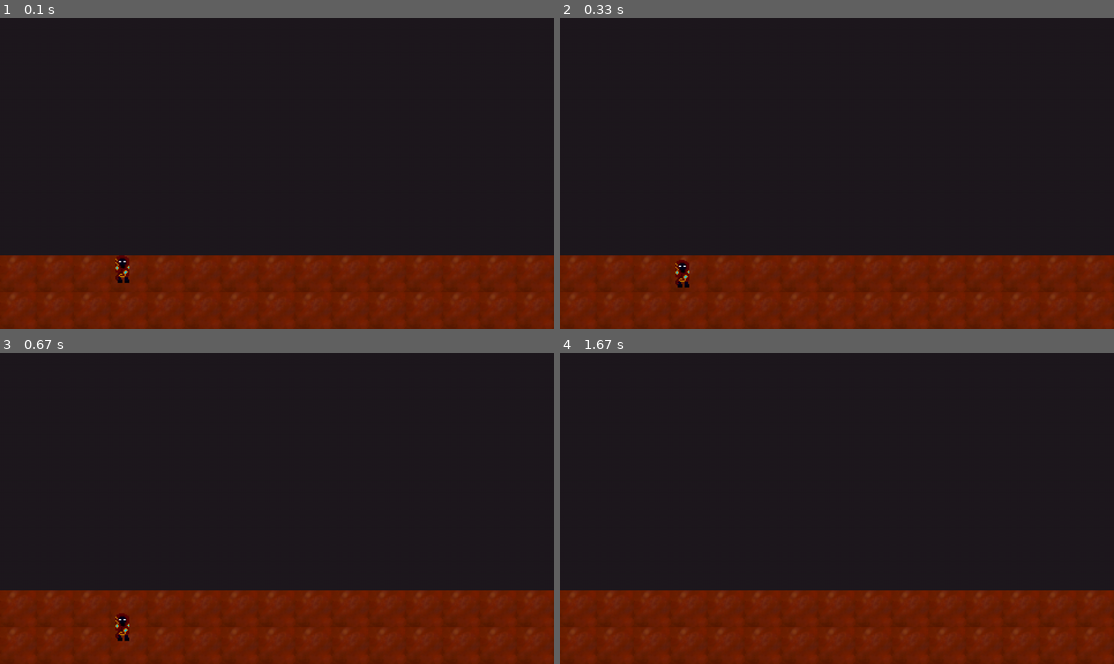
Above: before the commit, frames 1-4 (two rows, left to right).
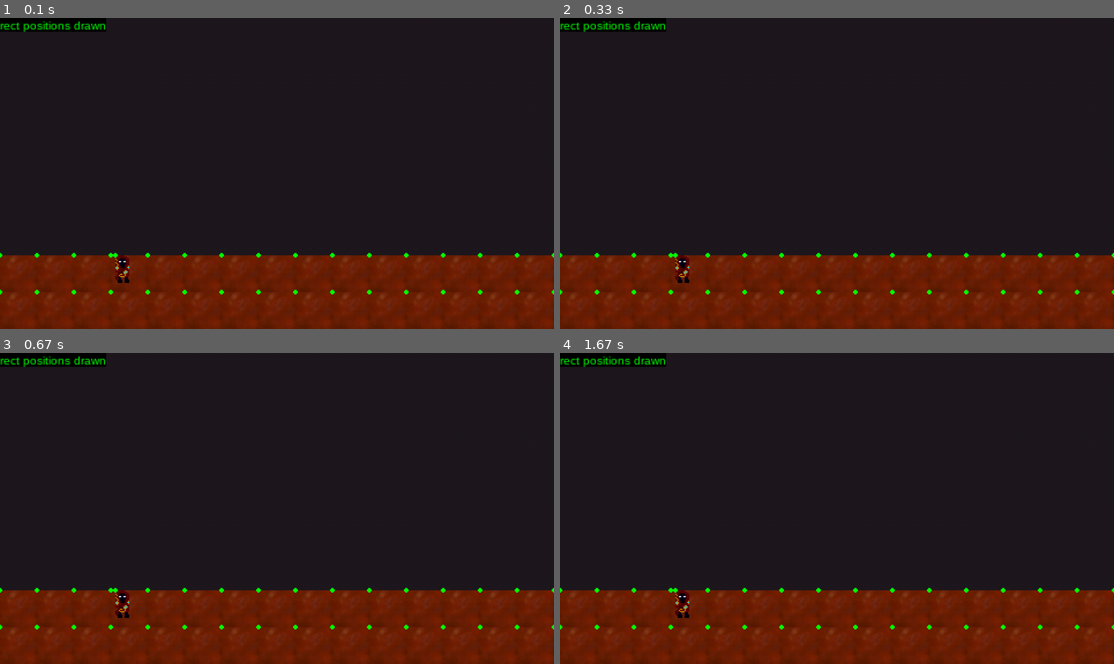
Above: after the commit, the same moments.

Repository: Stratoscaster/PyGame-Engine
Game: pygame game, started from main.py
Same seed, same stepped clock (60 frames per second), same inputs: the game is played once before the commit and once after it.
Inputs:
- Up to frame 1 (0.1 s): no input
- Up to frame 2 (0.33 s): no input
- Up to frame 3 (0.67 s): hold D from 0.33 s (still down)
- Up to frame 4 (1.67 s): release D at 0.8 s

The runs differ from the first frame. In frame 1, 1.2% of the frame differs, in the area x 0-100%, y 0-89%; in frame 2, 1.3%; in frame 3, 1.5%, in the area x 0-100%, y 0-93%; in frame 4, 1.3%.

Commit message:
Added new font_test.py function that allows you to quickly view fonts as rendered in pygame window.

Diff:
--- a/src/base/static_entity.py
+++ b/src/base/static_entity.py
@@ -1,4 +1,6 @@
 import pygame
+from pip._internal.utils.deprecation import deprecated
+
 import tools.constants as c
 import tools.color_list as colors
 from tools.physics_engine import PhysicsEngine
@@ -7,6 +9,7 @@
 # StaticEntity would represent something that can only move, and nothing else. It would not have game-based mechanics such as health, etc
 # StaticEntity cannot be controlled by the player
 # StaticEntities do not have animations or states
+
 
 class StaticEntity(pygame.sprite.Sprite):
     def __init__(self, image=pygame.Surface(c.MEDIUM_TILE_SIZE)):
@@ -49,15 +52,19 @@
     def update_vel(self):
         pass
 
+    # TODO:
+    # - Update to use pymunk instead of manually changing pos_x and updating rect.x (etc)
     def update_pos(self):
         if self.physics_shape is not None:
-            print('test')
             self.pos_x = int(self.physics_shape.body.position[0])
             self.pos_y = int(self.physics_shape.body.position[1])
-            self.rect.x = int(self.pos_x)
+            self.rect.x = int(self.pos_x) # must update self.rect in order to move sprite image
             self.rect.y = int(self.pos_y)
         else:
             print('No physics shape for static entity.')
+
+
+
 
     #####################
     # Getters & Setters #
@@ -96,6 +103,9 @@
     def set_acc_y(self, acceleration):
         self.acc_y = acceleration
 
+
+
+
     def set_target_vel_x(self, target_vel_x, acc_x=None, stay_on_target_vel_x=False):
         if acc_x is None:
             acc_x = self.acc_x
@@ -103,6 +113,7 @@
         self.acc_x = abs(acc_x)
         self.target_vel_x_active = True
         self.stay_on_target_vel_x = stay_on_target_vel_x
+
 
     def set_target_vel_y(self, target_vel_y, acc_y=None, stay_on_target_vel_y=False):
         if acc_y is None:
@@ -112,9 +123,11 @@
         self.target_vel_y_active = True
         self.stay_on_target_vel_y = stay_on_target_vel_y
 
+
     def unset_target_vel_x(self):
         self.target_vel_x_active = False
         self.stay_on_target_vel_x = False
+
 
     def unset_target_vel_y(self):
         self.target_vel_y_active = False
--- /dev/null
+++ b/src/fonts/font_test.py
@@ -0,0 +1,34 @@
+import pygame
+import threading
+from time import sleep
+font_list = pygame.font.get_fonts()
+
+
+pygame.font.init()
+pygame.init()
+
+
+while True:
+    print('"quit!" to quit. type "font_list" to list fonts, or type a font to display it')
+    user_input = input('>')
+
+    if user_input == 'font_list':
+        for font in font_list:
+            print('-', font)
+    elif user_input == 'quit!':
+        break
+    elif user_input in font_list:
+        print('using',user_input)
+        WIN = pygame.display.set_mode((720, 480))
+        canvas = pygame.Surface((WIN.get_width(), WIN.get_height()))
+        canvas.fill((0, 0, 0))
+        user_font = pygame.font.SysFont(user_input, 20)
+        font_rendered = user_font.render(user_input, True, (0,255,0), (0,0,0))
+        canvas.blit(font_rendered, (0,0))
+        WIN.blit(canvas, (0, 0))
+        pygame.display.update()
+        sleep(15)
+        pygame.display.quit()
+
+    else:
+        print('font not in list!')
--- a/src/tools/constants.py
+++ b/src/tools/constants.py
@@ -1,10 +1,12 @@
 import os
+
+import pygame.font
 import pymunk
 # PYMUNK PHYSICS
     # Player Physics Characteristics
 PLAYER_MASS = 1
 PLAYER_INERTIA = 100
-PLAYER_BODY_TYPE = pymunk.Body.DYNAMIC
+PLAYER_BODY_TYPE = pymunk.Body.KINEMATIC
 
     # Dirt Physics Characteristics
 DIRT_MASS = 1
@@ -38,52 +40,15 @@
 START_BTN_RELEASE = 'START_BTN_RELEASE'
 SELECT_BTN_RELEASE = 'SELECT_BTN_RELEASE'
 
+# FONTS
+pygame.font.init()
+DEBUG_FONT = pygame.font.SysFont('arial', size=10)
 
 # Display Constants
 FULL_SCREEN = 0
 SCALE = 2
 FPS = 60
 BG_COLOR = (30,25,30)
-
-# NATIVE RESOLUTION SETTINGS
-NATIVE_WIDTH = 480
-NATIVE_HEIGHT = 270
-NATIVE_SIZE = (NATIVE_WIDTH, NATIVE_HEIGHT)
-NATIVE_HEIGHT_CENTER = NATIVE_HEIGHT // 2
-NATIVE_WIDTH_CENTER = NATIVE_WIDTH // 2
-NATIVE_CENTER = (NATIVE_WIDTH_CENTER, NATIVE_HEIGHT_CENTER)
-NATIVE_TOP = 0
-NATIVE_BOTTOM = NATIVE_HEIGHT
-NATIVE_LEFT = 0
-NATIVE_RIGHT = NATIVE_WIDTH
-NATIVE_TOP_LEFT = (NATIVE_LEFT, NATIVE_TOP)
-NATIVE_TOP_RIGHT = (NATIVE_WIDTH, NATIVE_TOP)
-NATIVE_BOTTOM_RIGHT = (NATIVE_WIDTH, NATIVE_HEIGHT)
-NATIVE_BOTTOM_LEFT = (NATIVE_LEFT, NATIVE_BOTTOM)
-NATIVE_TOP_CENTER = (NATIVE_WIDTH_CENTER, NATIVE_TOP)
-NATIVE_RIGHT_CENTER = (NATIVE_WIDTH, NATIVE_HEIGHT_CENTER)
-NATIVE_BOTTOM_CENTER = (NATIVE_WIDTH_CENTER, NATIVE_HEIGHT)
-NATIVE_LEFT_CENTER = (NATIVE_LEFT, NATIVE_HEIGHT_CENTER)
-
-# DISPLAY INFORMATION SETTINGS
-DISPLAY_WIDTH = NATIVE_WIDTH * SCALE
-DISPLAY_HEIGHT = NATIVE_HEIGHT * SCALE
-DISPLAY_SIZE = (DISPLAY_WIDTH, DISPLAY_HEIGHT)
-DISPLAY_HEIGHT_CENTER = DISPLAY_HEIGHT // 2
-DISPLAY_WIDTH_CENTER = DISPLAY_WIDTH // 2
-DISPLAY_CENTER = (DISPLAY_WIDTH_CENTER, DISPLAY_HEIGHT_CENTER)
-DISPLAY_TOP = 0
-DISPLAY_BOTTOM = DISPLAY_HEIGHT
-DISPLAY_LEFT = 0
-DISPLAY_RIGHT = DISPLAY_WIDTH
-DISPLAY_TOP_LEFT = (DISPLAY_LEFT, DISPLAY_TOP)
-DISPLAY_TOP_RIGHT = (DISPLAY_WIDTH, DISPLAY_TOP)
-DISPLAY_BOTTOM_RIGHT = (DISPLAY_WIDTH, DISPLAY_HEIGHT)
-DISPLAY_BOTTOM_LEFT = (DISPLAY_LEFT, DISPLAY_BOTTOM)
-DISPLAY_TOP_CENTER = (DISPLAY_WIDTH_CENTER, DISPLAY_TOP)
-DISPLAY_RIGHT_CENTER = (DISPLAY_WIDTH, DISPLAY_HEIGHT_CENTER)
-DISPLAY_BOTTOM_CENTER = (DISPLAY_WIDTH_CENTER, DISPLAY_HEIGHT)
-DISPLAY_LEFT_CENTER = (DISPLAY_LEFT, NATIVE_HEIGHT_CENTER)
 
 # Game States
 SPLASH_SCREEN = 'SPLASH_SCREEN'
@@ -126,3 +91,46 @@
     PLAYER_SPRITE_NAME,
     DIRT_32x32_SPRITE_NAME
 ])
+
+# DEBUGGING CONSTANTS
+DRAW_SPRITE_POSITIONS = True
+
+# NATIVE RESOLUTION SETTINGS
+NATIVE_WIDTH = 480
+NATIVE_HEIGHT = 270
+NATIVE_SIZE = (NATIVE_WIDTH, NATIVE_HEIGHT)
+NATIVE_HEIGHT_CENTER = NATIVE_HEIGHT // 2
+NATIVE_WIDTH_CENTER = NATIVE_WIDTH // 2
+NATIVE_CENTER = (NATIVE_WIDTH_CENTER, NATIVE_HEIGHT_CENTER)
+NATIVE_TOP = 0
+NATIVE_BOTTOM = NATIVE_HEIGHT
+NATIVE_LEFT = 0
+NATIVE_RIGHT = NATIVE_WIDTH
+NATIVE_TOP_LEFT = (NATIVE_LEFT, NATIVE_TOP)
+NATIVE_TOP_RIGHT = (NATIVE_WIDTH, NATIVE_TOP)
+NATIVE_BOTTOM_RIGHT = (NATIVE_WIDTH, NATIVE_HEIGHT)
+NATIVE_BOTTOM_LEFT = (NATIVE_LEFT, NATIVE_BOTTOM)
+NATIVE_TOP_CENTER = (NATIVE_WIDTH_CENTER, NATIVE_TOP)
+NATIVE_RIGHT_CENTER = (NATIVE_WIDTH, NATIVE_HEIGHT_CENTER)
+NATIVE_BOTTOM_CENTER = (NATIVE_WIDTH_CENTER, NATIVE_HEIGHT)
+NATIVE_LEFT_CENTER = (NATIVE_LEFT, NATIVE_HEIGHT_CENTER)
+
+# DISPLAY INFORMATION SETTINGS
+DISPLAY_WIDTH = NATIVE_WIDTH * SCALE
+DISPLAY_HEIGHT = NATIVE_HEIGHT * SCALE
+DISPLAY_SIZE = (DISPLAY_WIDTH, DISPLAY_HEIGHT)
+DISPLAY_HEIGHT_CENTER = DISPLAY_HEIGHT // 2
+DISPLAY_WIDTH_CENTER = DISPLAY_WIDTH // 2
+DISPLAY_CENTER = (DISPLAY_WIDTH_CENTER, DISPLAY_HEIGHT_CENTER)
+DISPLAY_TOP = 0
+DISPLAY_BOTTOM = DISPLAY_HEIGHT
+DISPLAY_LEFT = 0
+DISPLAY_RIGHT = DISPLAY_WIDTH
+DISPLAY_TOP_LEFT = (DISPLAY_LEFT, DISPLAY_TOP)
+DISPLAY_TOP_RIGHT = (DISPLAY_WIDTH, DISPLAY_TOP)
+DISPLAY_BOTTOM_RIGHT = (DISPLAY_WIDTH, DISPLAY_HEIGHT)
+DISPLAY_BOTTOM_LEFT = (DISPLAY_LEFT, DISPLAY_BOTTOM)
+DISPLAY_TOP_CENTER = (DISPLAY_WIDTH_CENTER, DISPLAY_TOP)
+DISPLAY_RIGHT_CENTER = (DISPLAY_WIDTH, DISPLAY_HEIGHT_CENTER)
+DISPLAY_BOTTOM_CENTER = (DISPLAY_WIDTH_CENTER, DISPLAY_HEIGHT)
+DISPLAY_LEFT_CENTER = (DISPLAY_LEFT, NATIVE_HEIGHT_CENTER)
--- a/src/tools/gfx.py
+++ b/src/tools/gfx.py
@@ -1,6 +1,8 @@
 import pygame
+import tools.color_list as color_list
 import tools.constants as c
 class GFX:
+
     def __init__(self):
         self.layer_0 = pygame.sprite.Group()
         self.layer_1 = pygame.sprite.Group()
@@ -34,6 +36,15 @@
         for layer in self.layers:
             layer.draw(self.canvas)
 
+            if c.DRAW_SPRITE_POSITIONS:
+                for sprite in layer:
+                    pygame.draw.circle(self.canvas, color=(0, 255, 0), center=(sprite.rect.x, sprite.rect.y), radius=2)
+
+        if c.DRAW_SPRITE_POSITIONS:
+            sprite_draw_pos_text = c.DEBUG_FONT.render('rect positions drawn', True, color_list.GREEN, color_list.BLACK)
+            self.canvas.blit(sprite_draw_pos_text, c.NATIVE_TOP_LEFT)
+
+        # Leave scaling and display update at end of draw method
         if c.SCALE > 1:
             pygame.transform.scale(self.canvas, c.DISPLAY_SIZE, display)
         else:
